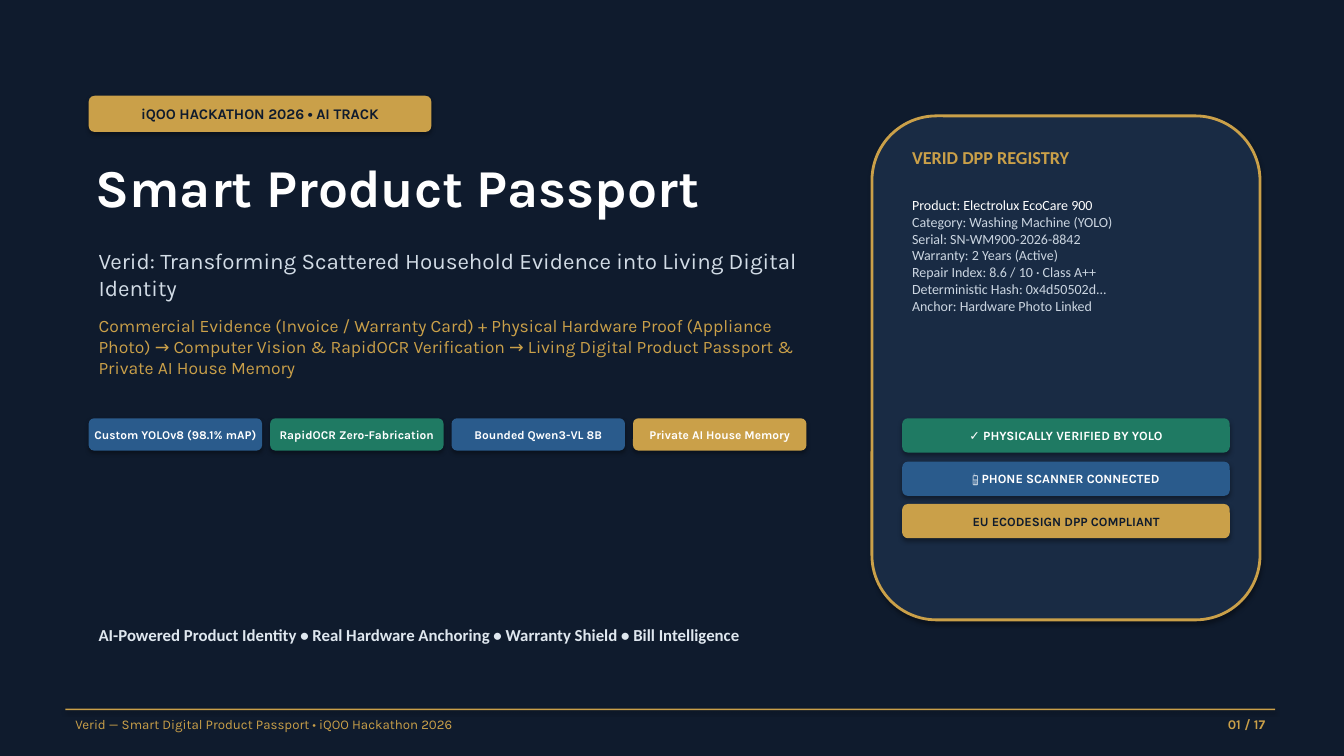
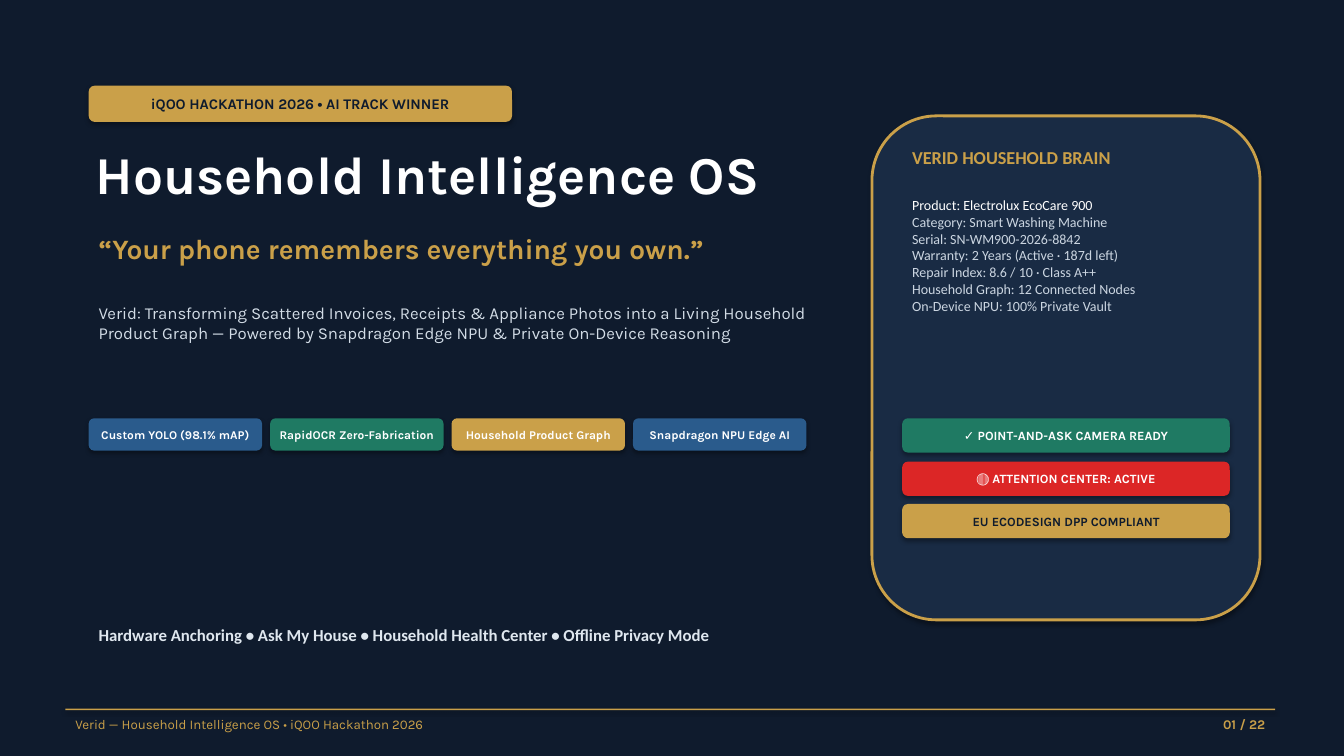
Before and after one commit to ATS-AI-6278/IQ-Hackathon, a slide deck: slide 1 of Smart_Product_Passport_Project_Presentation.pptx. Drawn at 1344x756 pixels with LibreOffice and Linux fonts; fonts in the diff are those of the drawing. Boxes give left, top, right and bottom in pixels: in the first picture for what was removed or moved away, otherwise in the second. Text is boxed around its words. In the diff, an @@ line names an element or a change of style, - is before the commit and + after.

Commit message:
feat(presentation): upgrade to next-gen 22-slide Household Intelligence OS with AI mockups and product graph

```diff
--- a/Smart_Product_Passport_Project_Presentation.pptx
+++ b/Smart_Product_Passport_Project_Presentation.pptx
@@ rounded rectangle "iQOO HACKATHON 2026 • AI ...": place and size @@
-rounded rectangle "iQOO HACKATHON 2026 • AI ..." at (89,96,432,132)
+rounded rectangle "iQOO HACKATHON 2026 • AI ..." at (89,86,512,122)
@@ text in rounded rectangle at (151,98,449,112): text changed @@
-iQOO HACKATHON 2026 • AI TRACK
+iQOO HACKATHON 2026 • AI TRACK WINNER
@@ text at (96,156,759,206): text changed @@
-Smart Product Passport
+Household Intelligence OS
@@ text at (912,152,1110,164): text changed @@
-VERID DPP REGISTRY
+VERID HOUSEHOLD BRAIN
@@ text at (99,239,703,266): text changed; size 16 to 20 pt; text colour #D2DCE6 to #CAA049; bold on @@
-Verid: Transforming Scattered Household Evidence into Living Digital Identity
+“Your phone remembers everything you own.”
@@ text at (912,217,1107,230): text changed @@
-Category: Washing Machine (YOLO)
+Category: Smart Washing Machine
@@ text at (912,250,1118,263): text changed @@
-Warranty: 2 Years (Active)
+Warranty: 2 Years (Active · 187d left)
@@ text at (912,284,1135,311): text changed @@
-Deterministic Hash: 0x4d50502d...
-Anchor: Hardware Photo Linked
+Household Graph: 12 Connected Nodes
+On-Device NPU: 100% Private Vault
@@ text at (99,307,805,343): text changed; size 12.5 to 12 pt; text colour #CAA049 to #D2DCE6 @@
-Commercial Evidence (Invoice / Warranty Card) + Physical Hardware Proof (Appliance Photo) → Computer Vision & RapidOCR Verification → Living Digital Product Passport & Private AI House Memory
+Verid: Transforming Scattered Invoices, Receipts & Appliance Photos into a Living Household Product Graph — Powered by Snapdragon Edge NPU & Private On-Device Reasoning
@@ rounded rectangle "Household Product Graph" at (452,418,625,451): fill #2A5B8C to #CAA049 @@
@@ rounded rectangle "Snapdragon NPU Edge AI" at (633,418,807,451): fill #CAA049 to #2A5B8C @@
@@ text in rounded rectangle at (101,430,249,440): text changed @@
-Custom YOLOv8 (98.1% mAP)
+Custom YOLO (98.1% mAP)
@@ text in rounded rectangle at (466,431,610,442): text changed @@
-Bounded Qwen3-VL 8B
+Household Product Graph
@@ text in rounded rectangle at (649,431,790,442): text changed @@
-Private AI House Memory
+Snapdragon NPU Edge AI
@@ text in rounded rectangle at (978,431,1168,440): text changed @@
-✓ PHYSICALLY VERIFIED BY YOLO
+✓ POINT-AND-ASK CAMERA READY
@@ rounded rectangle "🔴 ATTENTION CENTER: ACTIVE" at (902,462,1230,496): fill #2A5B8C to #DC2626 @@
@@ text in rounded rectangle at (992,474,1155,483): text changed @@
-📱 PHONE SCANNER CONNECTED
+🔴 ATTENTION CENTER: ACTIVE
@@ text at (99,629,709,644): text changed @@
-AI-Powered Product Identity • Real Hardware Anchoring • Warranty Shield • Bill Intelligence
+Hardware Anchoring • Ask My House • Household Health Center • Offline Privacy Mode
@@ text at (75,720,423,733): text changed @@
-Verid — Smart Digital Product Passport • iQOO Hackathon 2026
+Verid — Household Intelligence OS • iQOO Hackathon 2026
@@ text at (1223,720,1265,729): text changed @@
-01 / 17
+01 / 22
```
Also in this commit, not shown: 12 other slides changed, 9 slides added, 4 slides removed, 26 other files.
